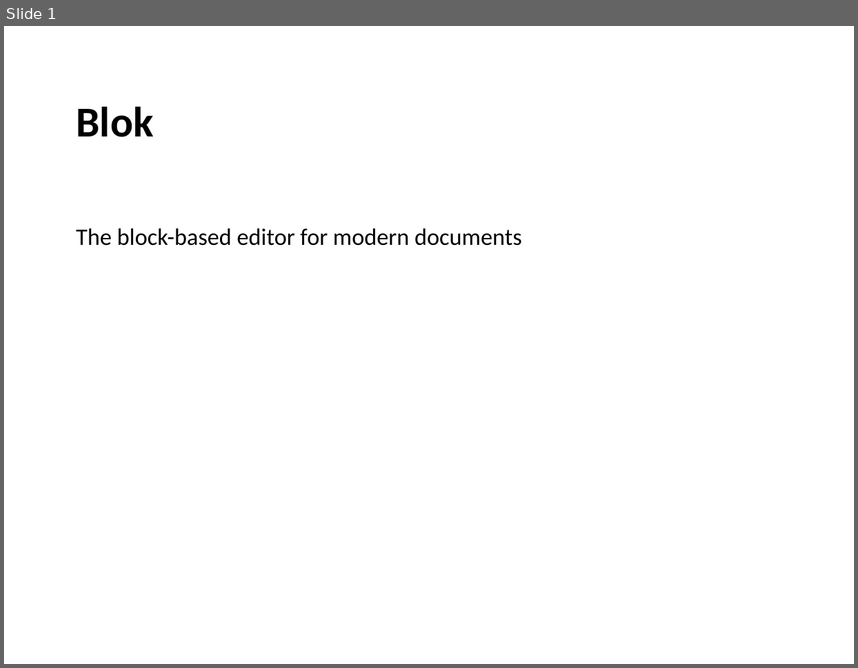
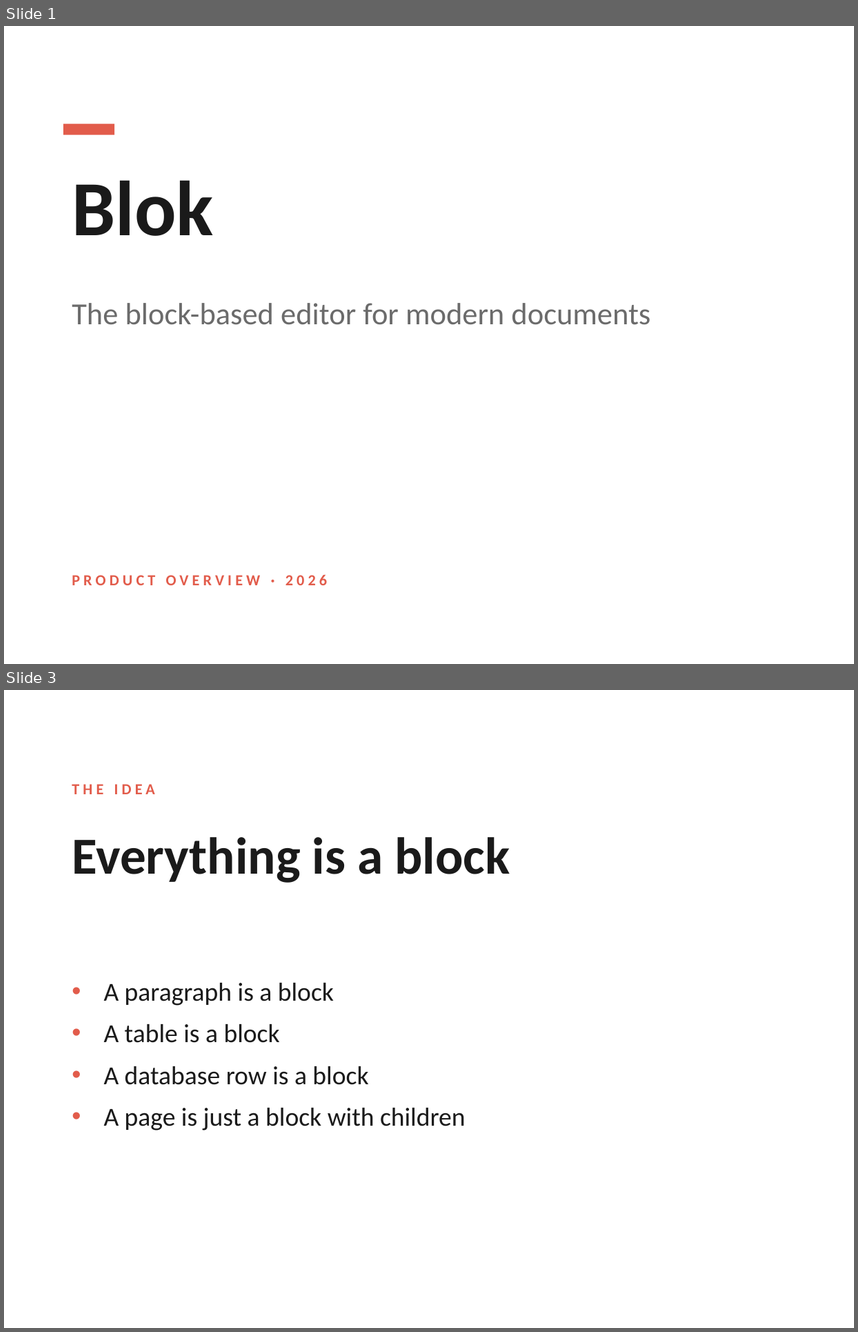
Before and after one commit to JackUait/blok, a slide deck: public/samples/pitch-deck.pptx. Shown one above the other, each under a label of ours: slide 1 before the commit, slides 1 and 3 after it; the slides between them are not shown. The pictures are 858x668 and 858x1332 pixels, drawn with LibreOffice and Linux fonts; fonts in the diff are those of the drawing. Boxes give left, top, right and bottom in pixels: in the first picture for what was removed or moved away, otherwise in the second. Text is boxed around its words. In the diff, an @@ line names an element or a change of style, - is before the commit and + after.

```diff
--- a/public/samples/pitch-deck.pptx
+++ b/public/samples/pitch-deck.pptx
@@ slide 3 added at [4,690,854,1328], background #FFFFFF @@
@@ text added at [72,784,155,794], 13 pt, text #E25C4B, bold @@
+THE IDEA
@@ text added at [72,837,510,883], 44 pt, text #1A1A1A, bold @@
+Everything is a block
@@ text added at [104,983,466,1130], 22 pt, text #1A1A1A @@
+• A paragraph is a block
+• A table is a block
+• A database row is a block
+• A page is just a block with children
@@ slide 1 changed as well @@
@@ rectangle added at [63,124,114,135], fill #E25C4B @@
@@ text "Blok": place and size @@
-text "Blok" at [76,106,153,137]
+text "Blok" at [72,180,214,236]
@@ text "Blok" at [72,180,214,236]: size 36 to 66 pt, text colour #000000 to #1A1A1A; more space between paragraphs @@
@@ text "The block-based editor for modern ...": place and size @@
-text "The block-based editor for modern ..." at [76,228,522,245]
+text "The block-based editor for modern ..." at [72,303,651,325]
@@ text "The block-based editor for modern ..." at [72,303,651,325]: size 20 to 26 pt, text colour #000000 to #6B6B6B; more space between paragraphs @@
@@ text added at [72,575,327,585], 13 pt, text #E25C4B, bold @@
+PRODUCT OVERVIEW · 2026
```
Also in this commit, not shown: 5 other slides added, 2 slides removed, 5 other files.
